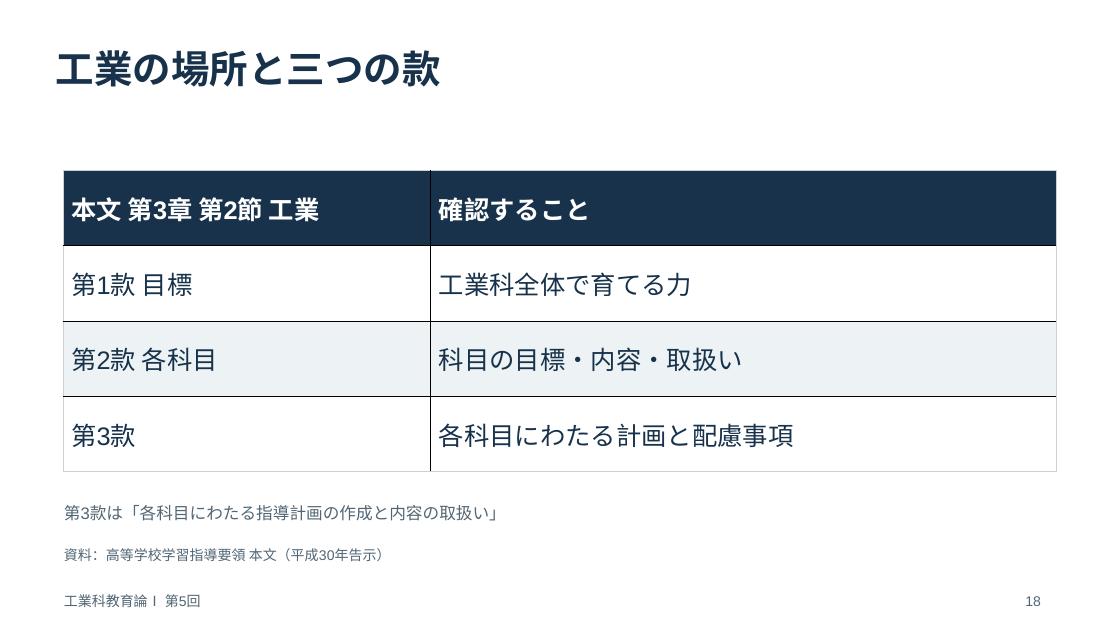
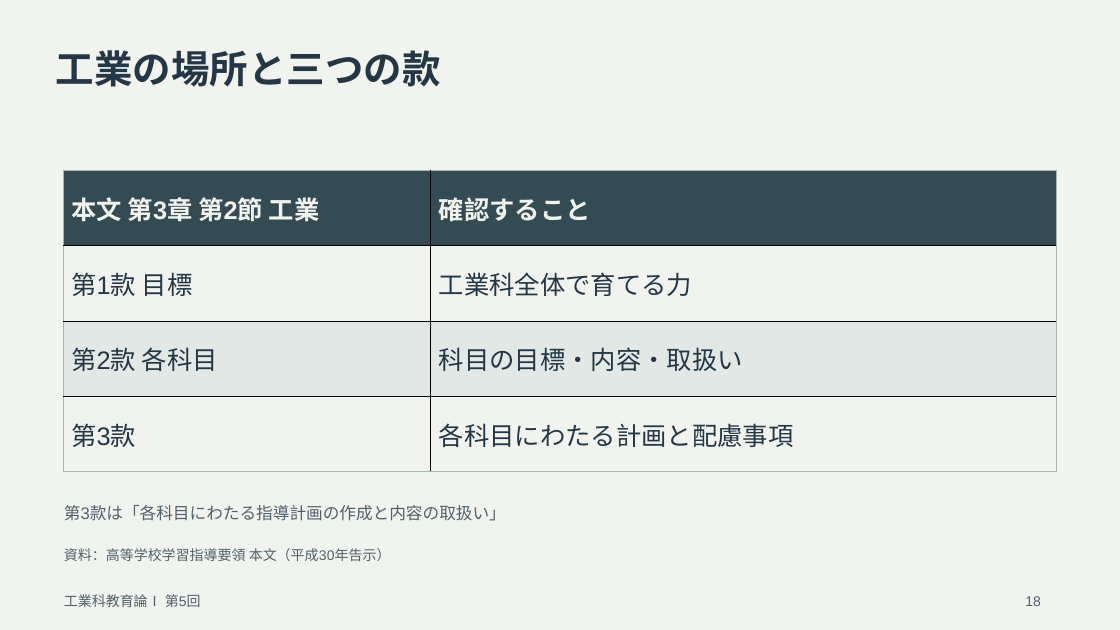
Before and after one commit to zooc-14calbp/industrial-education-i, a slide deck: slide 18 of lessons/05/slides.pptx. Drawn at 1120x630 pixels with LibreOffice and Linux fonts; fonts in the diff are those of the drawing. Boxes give left, top, right and bottom in pixels: in the first picture for what was removed or moved away, otherwise in the second. Text is boxed around its words. In the diff, an @@ line names an element or a change of style, - is before the commit and + after.

Commit message:
Adjust slide colors for extended viewing

```diff
--- a/lessons/05/slides.pptx
+++ b/lessons/05/slides.pptx
@@ background #FFFFFF to #F1F3EF @@
@@ text "工業の場所と三つの款" at (56, 50, 441, 87): text colour #17324A to #243746 @@
@@ table at (63, 171, 1057, 471) @@
@@ fill #17324A to #344B53 in row 1 @@
@@ fill #FFFFFF to #F1F3EF in 4 cells @@
@@ fill #EDF3F5 to #E2E8E5 in row 3 @@
@@ text colour #FFFFFF to #F1F3EF in "本文 第3章 第2節 工業", "確認すること" @@
@@ text colour #17324A to #243746 in "第1款 目標", "工業科全体で育てる力", "第2款 各科目", "科目の目標・内容・取扱い" and 2 more places @@
@@ borders changed @@
@@ text colour #526675 to #52616A in 4 elements at (64, 548, 391, 561), (64, 505, 506, 521), (64, 594, 201, 607), (1025, 596, 1041, 606) @@
```
Also in this commit, not shown: 37 other slides changed, 49 other files.
